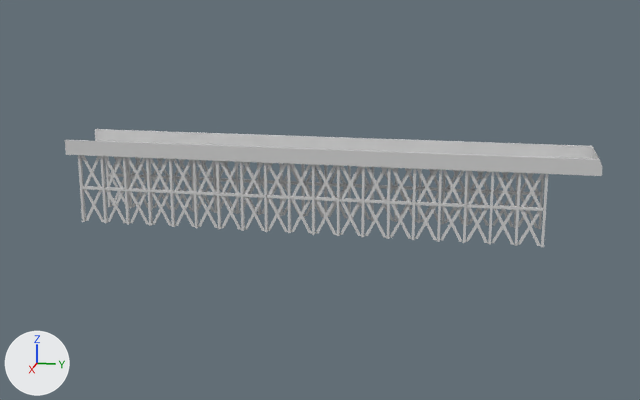
Renders of the OBJ model dev/trunk/TechDemo/assets/Scenes/TestScene/obj02.obj from each side of a commit.
The view is the same before and after, from a 50 mm camera at (120.1, 55.4, 23.5) aimed at (5.2, 32.4, -5.2). The axes (+X, +Y, +Z) are drawn at lower left. The lights are the same throughout. Where no turn or scale is listed for an object, it has been applied to the vertices.

Script lines for the objects in view, before the commit:
```python
me_obj02 = bpy.data.meshes.new('obj02')
me_obj02.from_pydata(...)  # 1876 vertices, 1414 faces; spans x -5.0..5.0, y -4.6..68.8, z -10.3..1.7
me_obj02.materials.append(mat_material)  # light grey #d1d1d1
ob_obj02 = bpy.data.objects.new('obj02', me_obj02)
ob_obj02.location = (0.0, 0.0, 0.0)
```
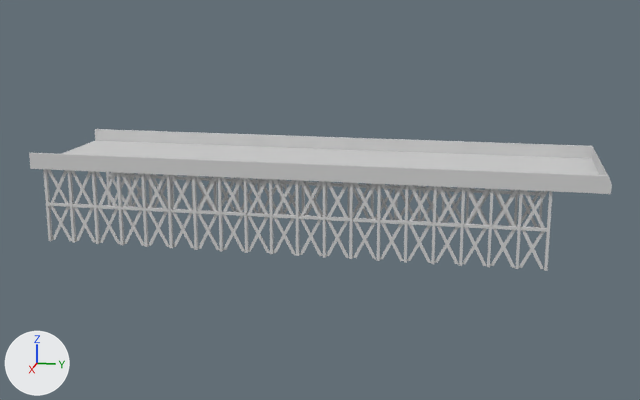
The newer file is also turned or shifted as a whole; pictures and numbers use the older file's frame.

The change, as a list of edits to the scene's bpy script:
```text
Change me_obj02:
    used by ob_obj02; location = (0.0, 0.0, 0.0)
    remove me_obj02.from_pydata(...)  # 1876 vertices, 1414 faces; spans x -5.0..5.0, y -4.6..68.8, z -10.3..1.7
    add me_obj02.from_pydata(...)  # 1876 vertices, 1414 faces; spans x -5.0..15.0, y -4.6..68.8, z -10.3..1.7
    me_obj02 part 1: the loose piece of 8 vertices spanning x 4.4..4.5, y -2.6..0.5, z -5.4..-0.4 is moved by (10.0, 0.0, 0.0)
    me_obj02 part 2: the loose piece of 8 vertices spanning x 4.2..4.4, y -2.6..0.5, z -5.4..-0.4 is moved by (10.0, 0.0, 0.0)
    me_obj02 part 3: the loose piece of 8 vertices spanning x 4.1..4.6, y -2.6..0.5, z -5.4..-5.1 is moved by (10.0, 0.0, 0.0)
    me_obj02 part 4: the loose piece of 8 vertices spanning x 4.2..4.4, y -2.6..0.5, z -10.2..-5.2 is moved by (10.0, 0.0, 0.0)
    me_obj02 part 5: the loose piece of 8 vertices spanning x 4.4..4.5, y -2.6..0.5, z -10.2..-5.2 is moved by (10.0, 0.0, 0.0)
    me_obj02 part 6: the loose piece of 8 vertices spanning x 4.1..4.6, y 0.5..0.9, z -10.3..-0.2 is moved by (10.0, 0.0, 0.0)
    me_obj02 part 7: the loose piece of 8 vertices spanning x 4.1..4.6, y -2.9..-2.6, z -10.3..-0.2 is moved by (10.0, 0.0, 0.0)
    me_obj02 part 8: the loose piece of 8 vertices spanning x 4.1..4.6, y 3.9..4.3, z -10.3..-0.2 is moved by (10.0, 0.0, 0.0)
    me_obj02 part 9: the loose piece of 8 vertices spanning x 4.4..4.5, y 0.8..3.9, z -10.2..-5.2 is moved by (10.0, 0.0, 0.0)
    me_obj02 part 10: the loose piece of 8 vertices spanning x 4.2..4.4, y 0.8..3.9, z -10.2..-5.2 is moved by (10.0, 0.0, 0.0)
    me_obj02 part 11: the loose piece of 8 vertices spanning x 4.1..4.6, y 0.8..3.9, z -5.4..-5.1 is moved by (10.0, 0.0, 0.0)
    me_obj02 part 12: the loose piece of 8 vertices spanning x 4.2..4.4, y 0.8..3.9, z -5.4..-0.4 is moved by (10.0, 0.0, 0.0)
    me_obj02 part 13: the loose piece of 8 vertices spanning x 4.4..4.5, y 0.8..3.9, z -5.4..-0.4 is moved by (10.0, 0.0, 0.0)
    me_obj02 part 14: the loose piece of 8 vertices spanning x 4.4..4.5, y 7.7..10.8, z -5.4..-0.4 is moved by (10.0, 0.0, 0.0)
    me_obj02 part 15: the loose piece of 8 vertices spanning x 4.2..4.4, y 7.7..10.8, z -5.4..-0.4 is moved by (10.0, 0.0, 0.0)
    me_obj02 part 16: the loose piece of 8 vertices spanning x 4.1..4.6, y 7.7..10.8, z -5.4..-5.1 is moved by (10.0, 0.0, 0.0)
    me_obj02 part 17: the loose piece of 8 vertices spanning x 4.2..4.4, y 7.7..10.8, z -10.2..-5.2 is moved by (10.0, 0.0, 0.0)
    me_obj02 part 18: the loose piece of 8 vertices spanning x 4.4..4.5, y 7.7..10.8, z -10.2..-5.2 is moved by (10.0, 0.0, 0.0)
    me_obj02 part 19: the loose piece of 8 vertices spanning x 4.1..4.6, y 10.8..11.1, z -10.3..-0.2 is moved by (10.0, 0.0, 0.0)
    me_obj02 part 20: the loose piece of 8 vertices spanning x 4.1..4.6, y 7.4..7.7, z -10.3..-0.2 is moved by (10.0, 0.0, 0.0)
    me_obj02 part 21: the loose piece of 8 vertices spanning x 4.4..4.5, y 4.3..7.4, z -10.2..-5.2 is moved by (10.0, 0.0, 0.0)
    me_obj02 part 22: the loose piece of 8 vertices spanning x 4.2..4.4, y 4.3..7.4, z -10.2..-5.2 is moved by (10.0, 0.0, 0.0)
    me_obj02 part 23: the loose piece of 8 vertices spanning x 4.1..4.6, y 4.3..7.4, z -5.4..-5.1 is moved by (10.0, 0.0, 0.0)
    me_obj02 part 24: the loose piece of 8 vertices spanning x 4.2..4.4, y 4.3..7.4, z -5.4..-0.4 is moved by (10.0, 0.0, 0.0)
    me_obj02 part 25: 746 of the vertices in x 4.1..5.0, y -4.6..68.8, z -10.3..1.7 are moved by (10.0, 0.0, 0.0)
```

Pixel boxes (x1, y1, x2, y2) of what changed, in the pictures (640 x 400 px; the box of a moved part takes in the faces that stretch with it):
'obj02', reshaped (9% wider, 20% taller): before (65, 129, 602, 247); after (29, 129, 612, 271)
part 1 of me_obj02, moved or reshaped: before (81, 155, 101, 187); after (47, 169, 69, 204)
part 2 of me_obj02, moved or reshaped: before (84, 156, 100, 186); after (50, 170, 67, 203)
part 3 of me_obj02, moved or reshaped: before (82, 186, 102, 190); after (48, 203, 70, 207)
part 4 of me_obj02, moved or reshaped: before (85, 190, 102, 221); after (52, 207, 70, 240)
part 5 of me_obj02, moved or reshaped: before (84, 189, 104, 222); after (50, 206, 72, 241)
part 6 of me_obj02, moved or reshaped: before (100, 156, 108, 223); after (67, 170, 77, 243)
part 7 of me_obj02, moved or reshaped: before (78, 155, 86, 222); after (43, 169, 53, 241)
part 8 of me_obj02, moved or reshaped: before (123, 157, 130, 224); after (91, 171, 100, 244)
part 9 of me_obj02, moved or reshaped: before (106, 190, 126, 223); after (74, 207, 96, 243)
part 10 of me_obj02, moved or reshaped: before (107, 191, 124, 222); after (76, 208, 94, 241)
part 11 of me_obj02, moved or reshaped: before (104, 187, 125, 191); after (72, 204, 94, 208)
part 12 of me_obj02, moved or reshaped: before (107, 157, 123, 188); after (74, 171, 92, 204)
part 13 of me_obj02, moved or reshaped: before (103, 156, 124, 188); after (70, 170, 93, 205)
part 14 of me_obj02, moved or reshaped: before (149, 158, 169, 191); after (120, 173, 142, 208)
part 15 of me_obj02, moved or reshaped: before (151, 159, 169, 190); after (123, 173, 141, 207)
part 16 of me_obj02, moved or reshaped: before (150, 189, 170, 193); after (121, 206, 143, 211)
part 17 of me_obj02, moved or reshaped: before (152, 193, 170, 225); after (124, 210, 142, 244)
part 18 of me_obj02, moved or reshaped: before (151, 192, 172, 226); after (123, 210, 145, 246)
part 19 of me_obj02, moved or reshaped: before (169, 159, 175, 227); after (141, 174, 149, 247)
part 20 of me_obj02, moved or reshaped: before (146, 158, 153, 226); after (116, 172, 124, 245)
part 21 of me_obj02, moved or reshaped: before (128, 191, 149, 224); after (98, 208, 120, 244)
part 22 of me_obj02, moved or reshaped: before (130, 192, 147, 223); after (100, 209, 118, 243)
part 23 of me_obj02, moved or reshaped: before (127, 188, 147, 192); after (96, 205, 118, 209)
part 24 of me_obj02, moved or reshaped: before (129, 158, 146, 189); after (99, 172, 116, 205)
